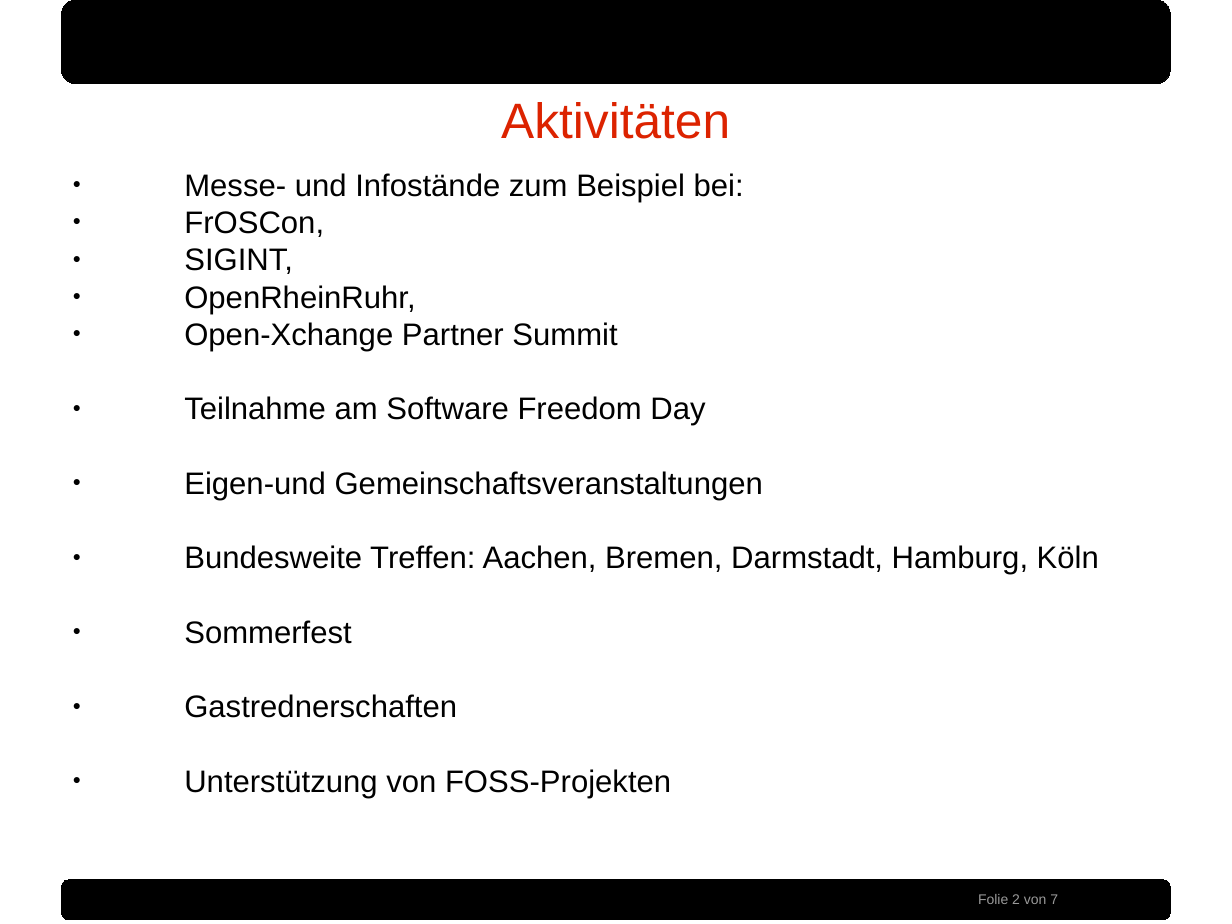
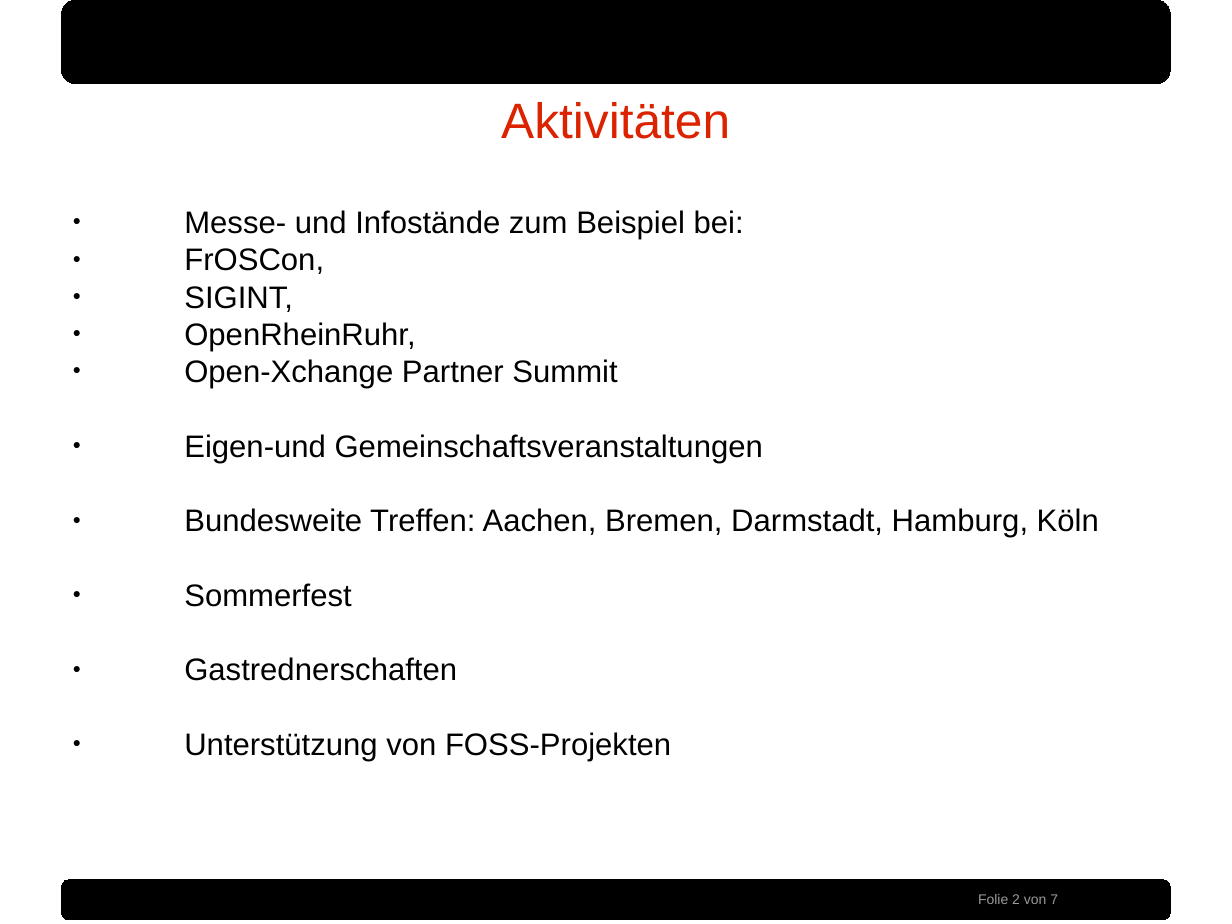
Before and after one commit to sidux-ev/praesentation, a slide deck: slide 2 of bin/froscon2012.odp. Drawn at 1232x924 pixels with LibreOffice and Linux fonts; fonts in the diff are those of the drawing; background and template pictures are left out. Boxes give left, top, right and bottom in pixels: in the first picture for what was removed or moved away, otherwise in the second. Text is boxed around its words. In the diff, an @@ line names an element or a change of style, - is before the commit and + after.

```diff
--- a/bin/froscon2012.odp
+++ b/bin/froscon2012.odp
@@ text at [184, 396, 705, 426]: paragraph removed @@
-● Teilnahme am Software Freedom Day
```
Also in this commit, not shown: 2 other slides changed.
